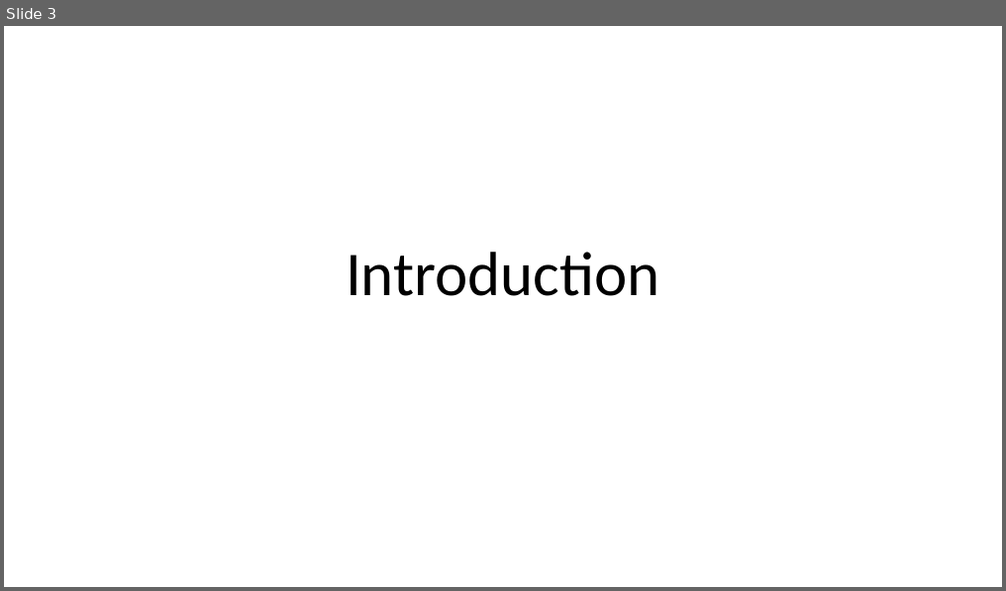
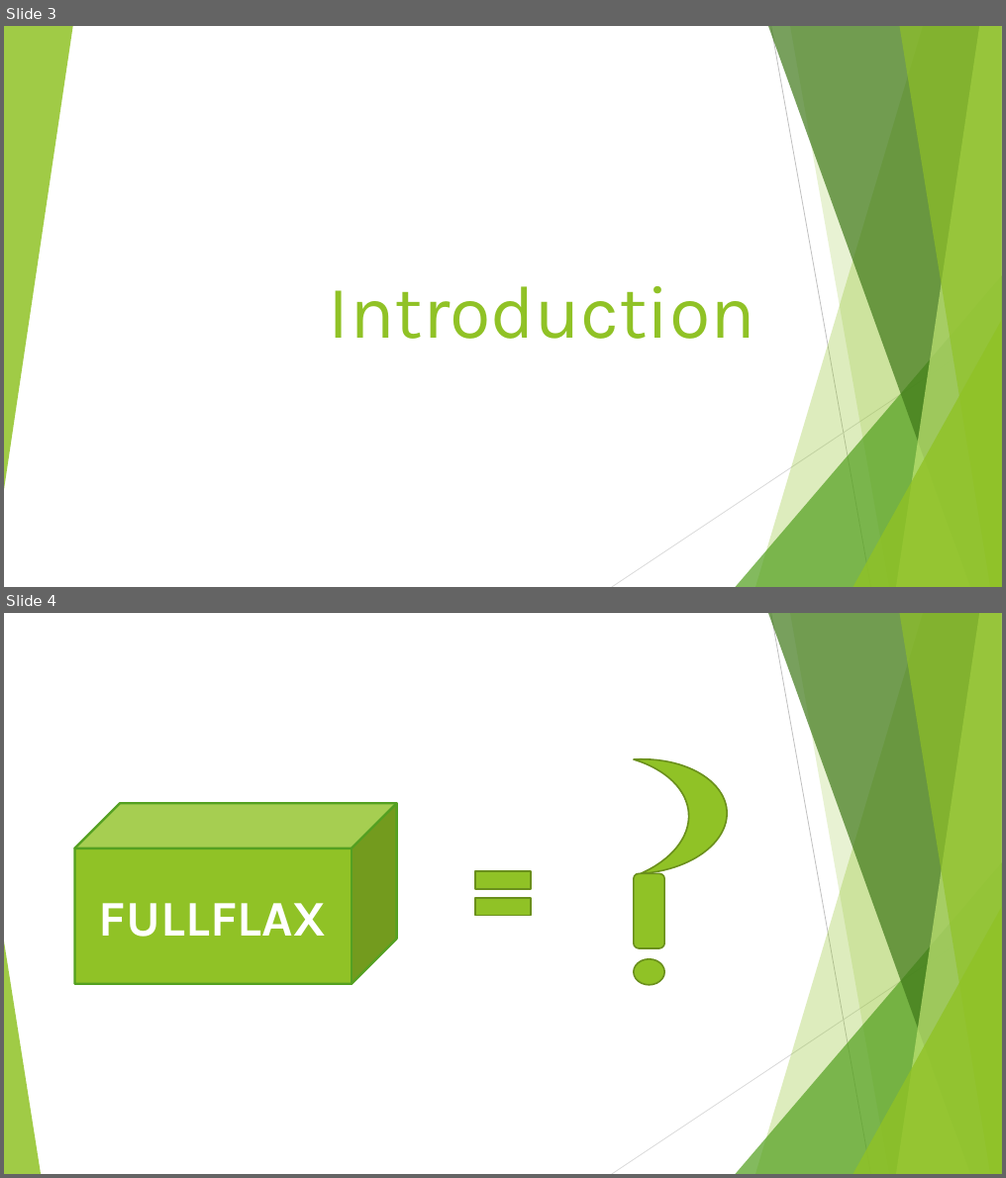
Before and after one commit to bql20000/Full_Flax, a slide deck: KV3 - Fullflax.pptx. Shown one above the other, each under a label of ours: slide 3 before the commit, slides 3 and 4 after it. The pictures are 1006x591 and 1006x1178 pixels, drawn with LibreOffice and Linux fonts; fonts in the diff are those of the drawing. Boxes give left, top, right and bottom in pixels: in the first picture for what was removed or moved away, otherwise in the second. Text is boxed around its words. In the diff, an @@ line names an element or a change of style, - is before the commit and + after.

```diff
--- a/KV3 - Fullflax.pptx
+++ b/KV3 - Fullflax.pptx
@@ slide 4 added at bbox=[4, 613, 1002, 1174], background #FFFFFF; not listed: 9 template elements that a slide beside it also shows @@
@@ moon added at bbox=[634, 755, 731, 874], fill #90C226, outline #6B901C 1.5 pt @@
@@ cube added at bbox=[75, 803, 397, 983], fill #90C226, outline #54A021 2.25 pt, 48 pt, text #FFFFFF, bold @@
+FULLFLAX
@@ math equal added at bbox=[466, 857, 541, 931], fill #90C226, outline #6B901C 1.5 pt @@
@@ rounded rectangle added at bbox=[634, 873, 665, 949], fill #90C226, outline #6B901C 1.5 pt @@
@@ triangle added at bbox=[4, 942, 41, 1174], fill #90C226 at 85% opacity @@
@@ ellipse added at bbox=[634, 959, 665, 985], fill #90C226, outline #6B901C 1.5 pt @@
@@ slide 3 changed as well @@
@@ group added at bbox=[4, 26, 1002, 587]: 5 freeform shapes, 3 triangles, 2 lines @@
@@ title "Introduction": place and size @@
-title "Introduction" at bbox=[346, 252, 660, 296]
+title "Introduction" at bbox=[329, 286, 755, 339]
@@ title "Introduction" at bbox=[329, 286, 755, 339]: size 60 to 72 pt, font Calibri to Karla, text colour #000000 to #90C226; alignment centre to right; line spacing 0.9 to 1 @@
```
Also in this commit, not shown: 16 other slides changed, 5 other slides added.
